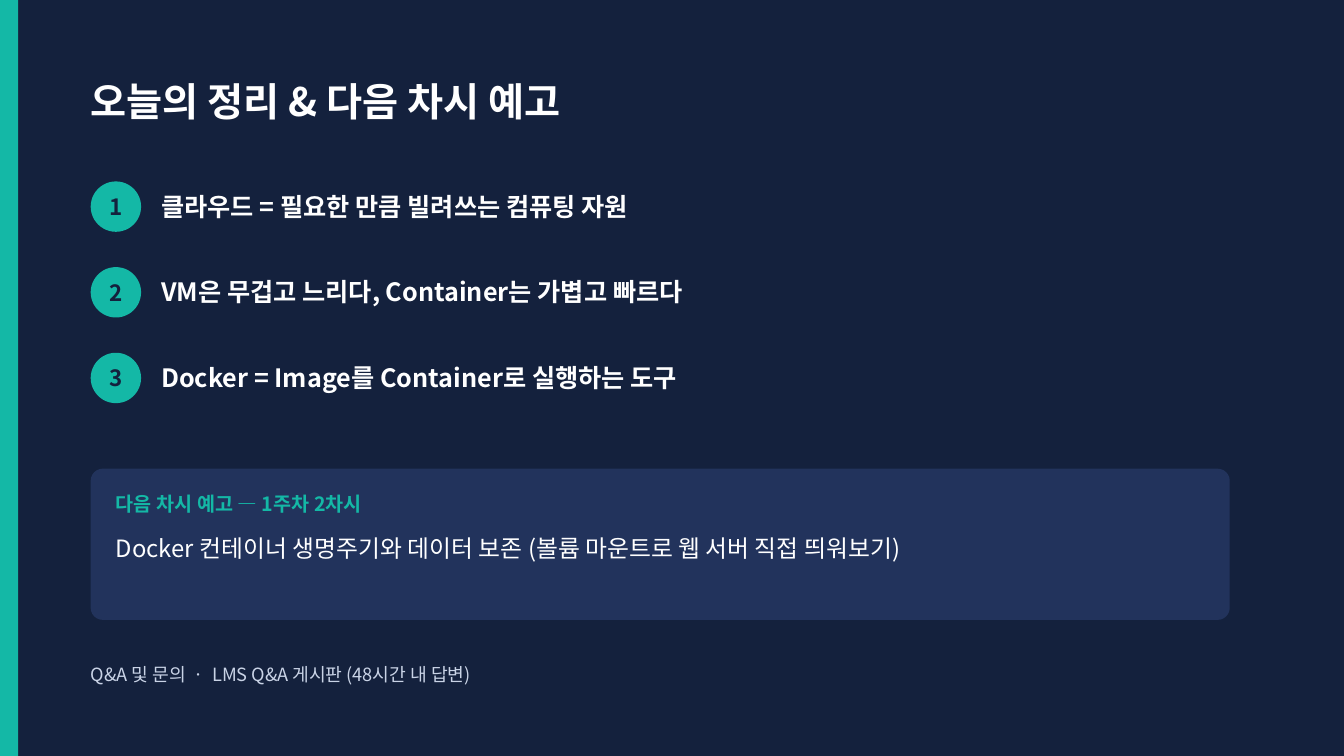
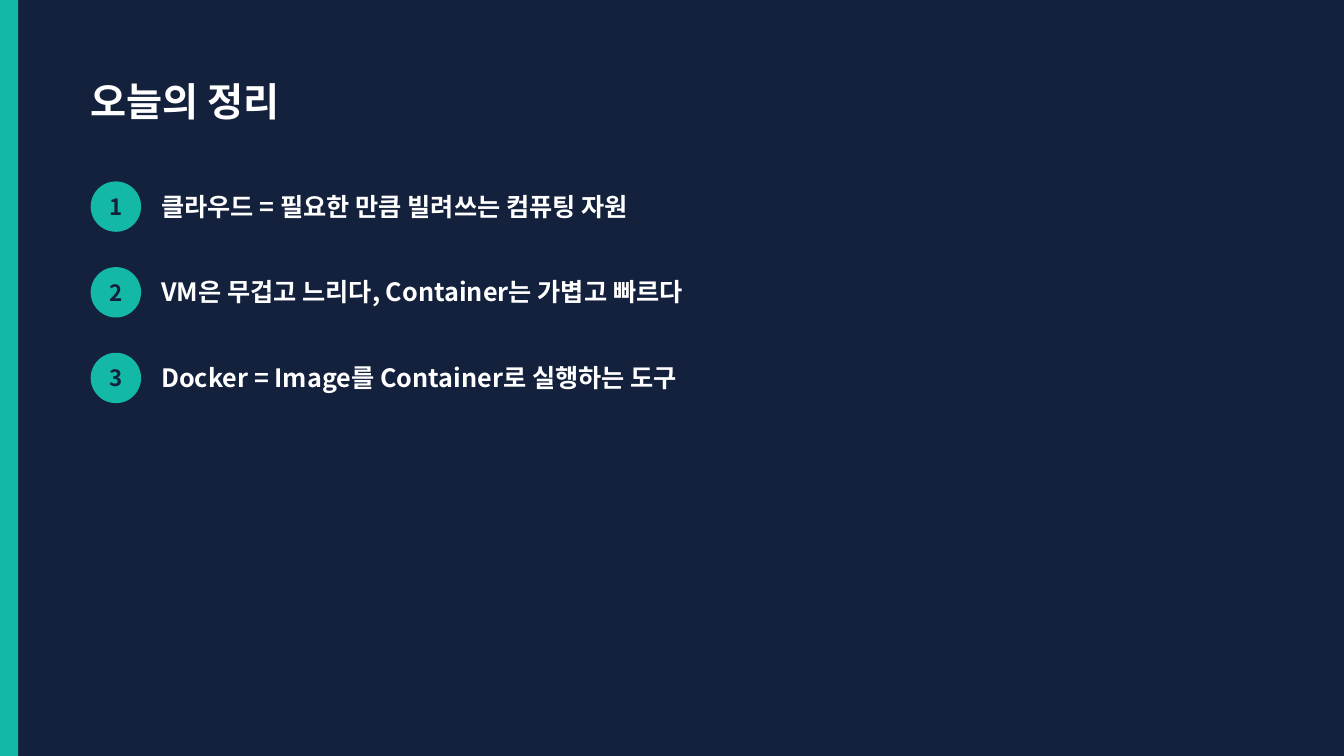
Before and after one commit to gorae-black/class, a slide deck: slide 18 of class/cloud_infra_mgmt/01주차_클라우드개념_Docker입문/01_강의자료/1차시_클라우드패러다임과가상화이론_강의용.pptx. Drawn at 1344x756 pixels with LibreOffice and Linux fonts; fonts in the diff are those of the drawing. Boxes give left, top, right and bottom in pixels: in the first picture for what was removed or moved away, otherwise in the second. Text is boxed around its words. In the diff, an @@ line names an element or a change of style, - is before the commit and + after.

```diff
--- a/class/cloud_infra_mgmt/01주차_클라우드개념_Docker입문/01_강의자료/1차시_클라우드패러다임과가상화이론_강의용.pptx
+++ b/class/cloud_infra_mgmt/01주차_클라우드개념_Docker입문/01_강의자료/1차시_클라우드패러다임과가상화이론_강의용.pptx
@@ text at (x1=91, y1=83, x2=280, y2=120): text changed @@
-오늘의 정리 & 다음 차시 예고
+오늘의 정리
@@ rounded rectangle removed at (x1=91, y1=469, x2=1230, y2=620) @@
@@ text removed at (x1=116, y1=494, x2=362, y2=513) @@
-다음 차시 예고 — 1주차 2차시
@@ text removed at (x1=116, y1=537, x2=900, y2=562) @@
-Docker 컨테이너 생명주기와 데이터 보존 (볼륨 마운트로 웹 서버 직접 띄워보기)
@@ text removed at (x1=91, y1=666, x2=471, y2=685) @@
-Q&A 및 문의 · LMS Q&A 게시판 (48시간 내 답변)
```
Also in this commit, not shown: 12 other slides changed, 1 slide added, 2 other files.
